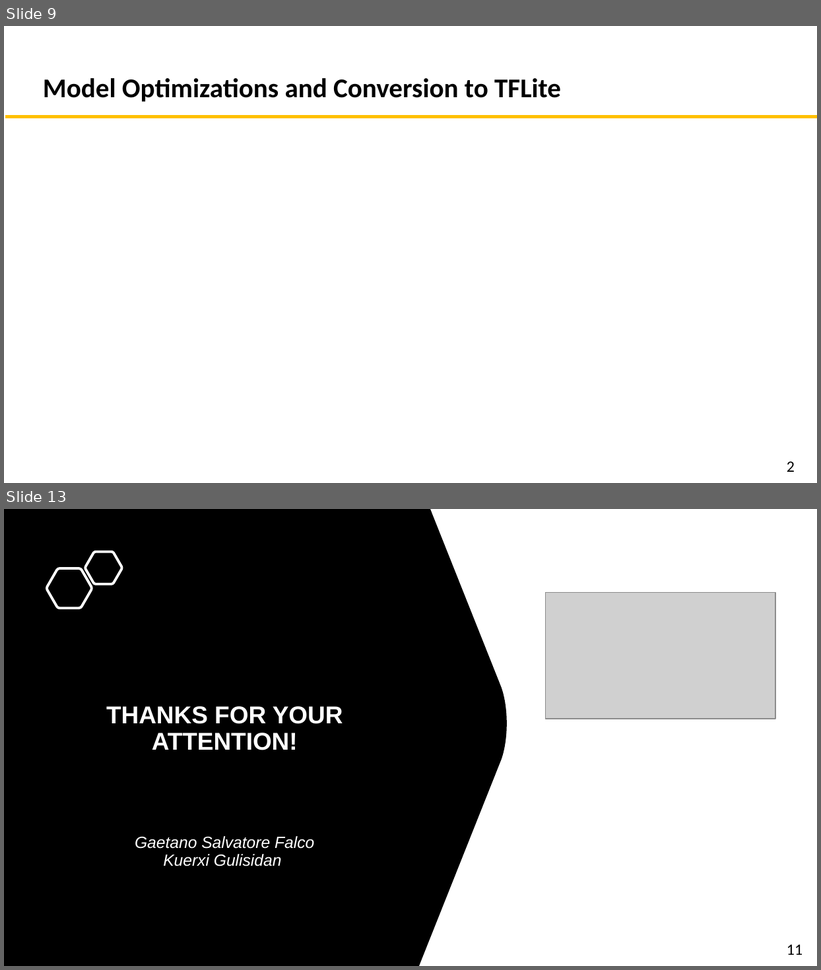
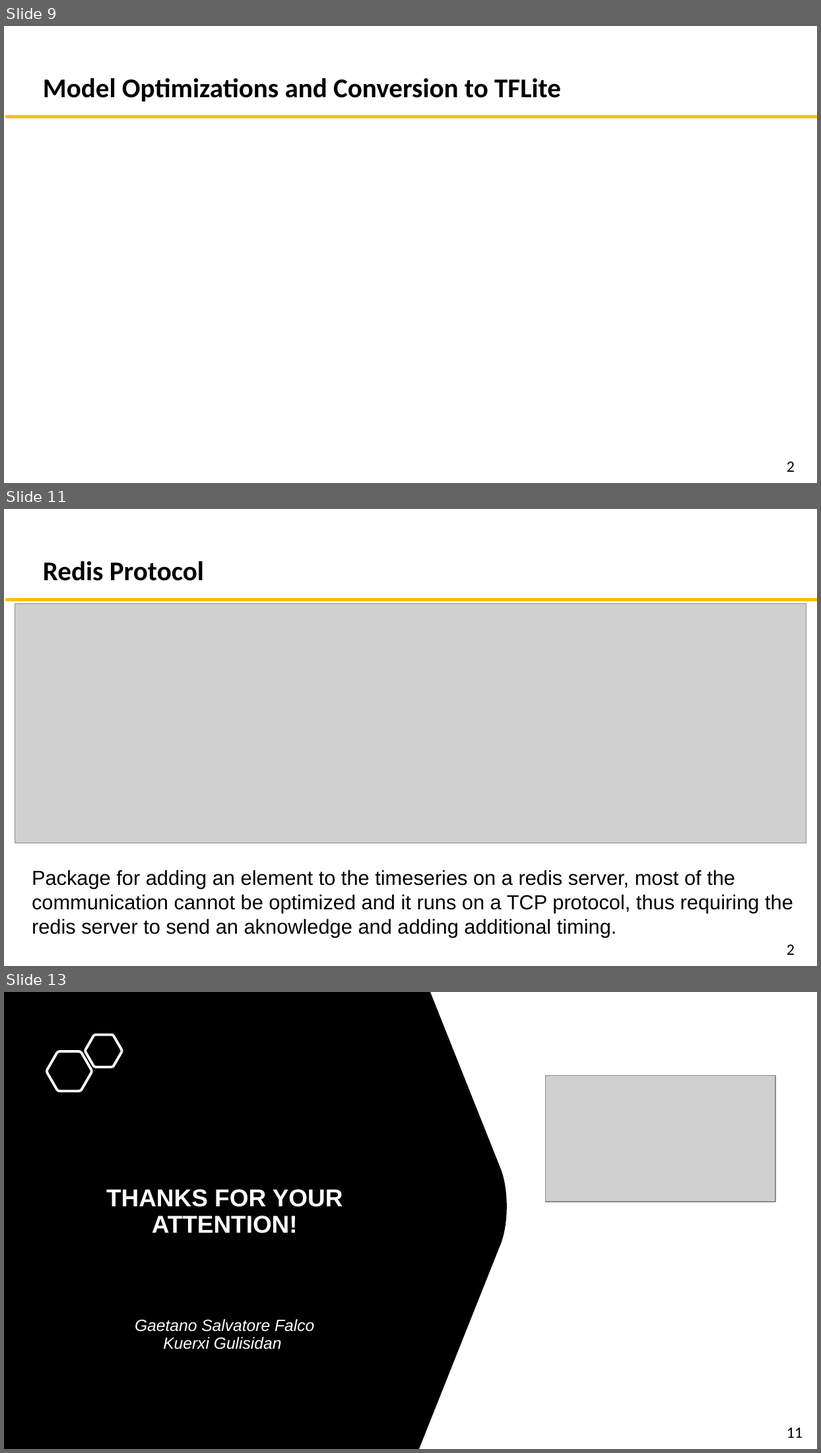
Before and after one commit to chowned/Audio-recognition-for-IOT, a slide deck: Project_Submission/Presentation.pptx. Shown one above the other, each under a label of ours: slides 9 and 13 before the commit, slides 9, 11 and 13 after it; the slides between them are not shown. The pictures are 821x970 and 821x1453 pixels, drawn with LibreOffice and Linux fonts; fonts in the diff are those of the drawing; grey boxes stand for pictures. Boxes give left, top, right and bottom in pixels: in the first picture for what was removed or moved away, otherwise in the second. Text is boxed around its words. In the diff, an @@ line names an element or a change of style, - is before the commit and + after.

Commit message:
added redis and Rest

```diff
--- a/Project_Submission/Presentation.pptx
+++ b/Project_Submission/Presentation.pptx
@@ slide 11 added at [4, 509, 817, 966], background #FFFFFF @@
@@ text added at [43, 561, 204, 581], 24 pt, text #000000, bold @@
+Redis Protocol
@@ line added from (5, 599) to (817, 599), #FFC000 3 pt @@
@@ picture added at [15, 603, 806, 843] @@
@@ text added at [32, 870, 793, 938], 18 pt, text #000000 @@
+Package for adding an element to the timeseries on a redis server, most of the communication cannot be optimized and it runs on a TCP protocol, thus requiring the redis server to send an aknowledge and adding additional timing.
@@ text added at [787, 945, 795, 955], 14 pt, text #000000 @@
+2
```
Also in this commit, not shown: 1 slide changed, 1 other slide added, 2 slides removed.
